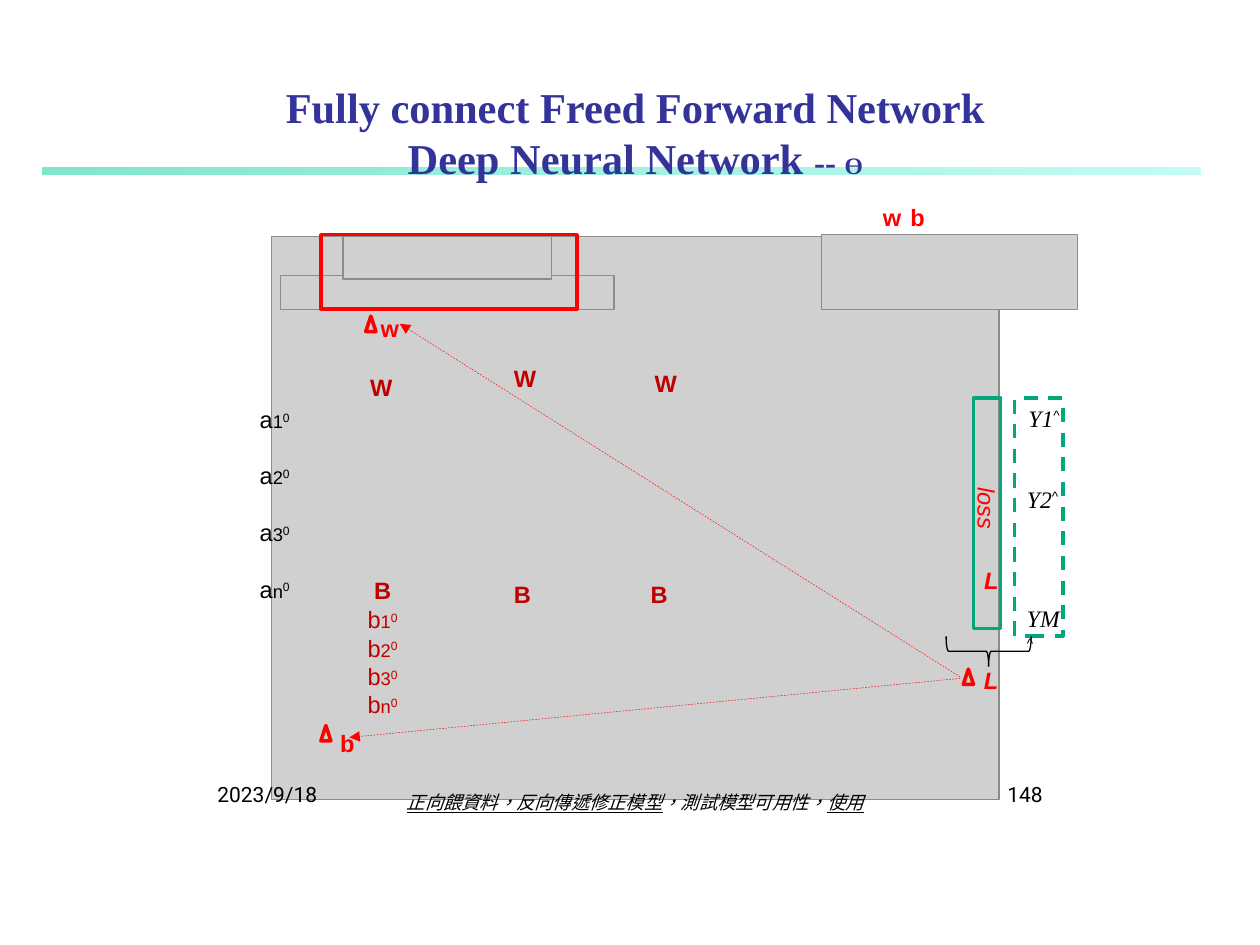
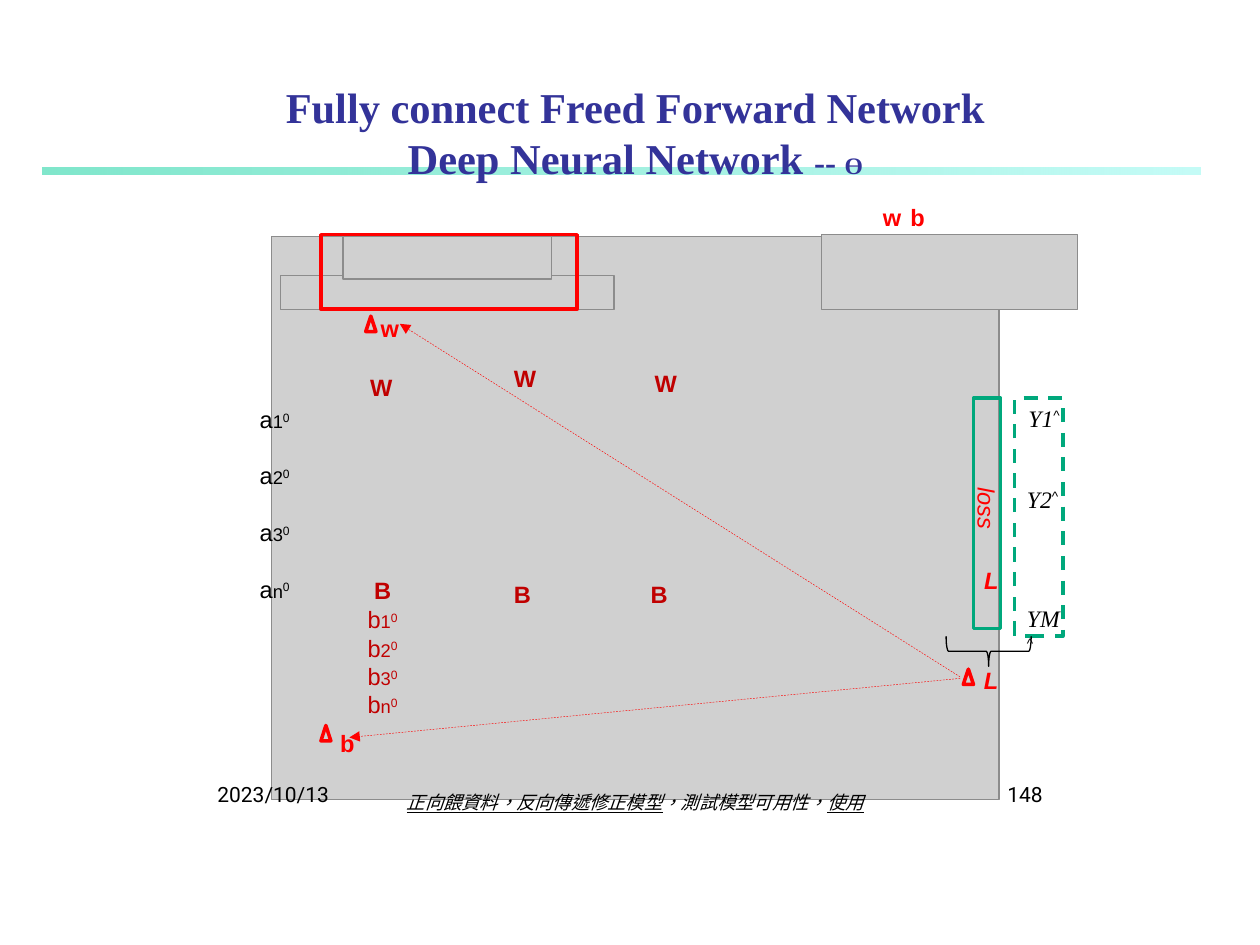
Before and after one commit to carina419/NTUST, a slide deck: slide 148 of MI5130701 資料探勘 Data Mining/20230919/2-new - Classification 0919.pptx. Drawn at 1260x945 pixels with LibreOffice and Linux fonts; fonts in the diff are those of the drawing; grey boxes stand for pictures. Boxes give left, top, right and bottom in pixels: in the first picture for what was removed or moved away, otherwise in the second. Text is boxed around its words. In the diff, an @@ line names an element or a change of style, - is before the commit and + after.

```diff
--- a/MI5130701 資料探勘 Data Mining/20230919/2-new - Classification 0919.pptx
+++ b/MI5130701 資料探勘 Data Mining/20230919/2-new - Classification 0919.pptx
@@ text at (217, 782, 329, 804): text changed @@
-2023/9/18
+2023/10/13
```
Also in this commit, not shown: 99 other slides changed.
